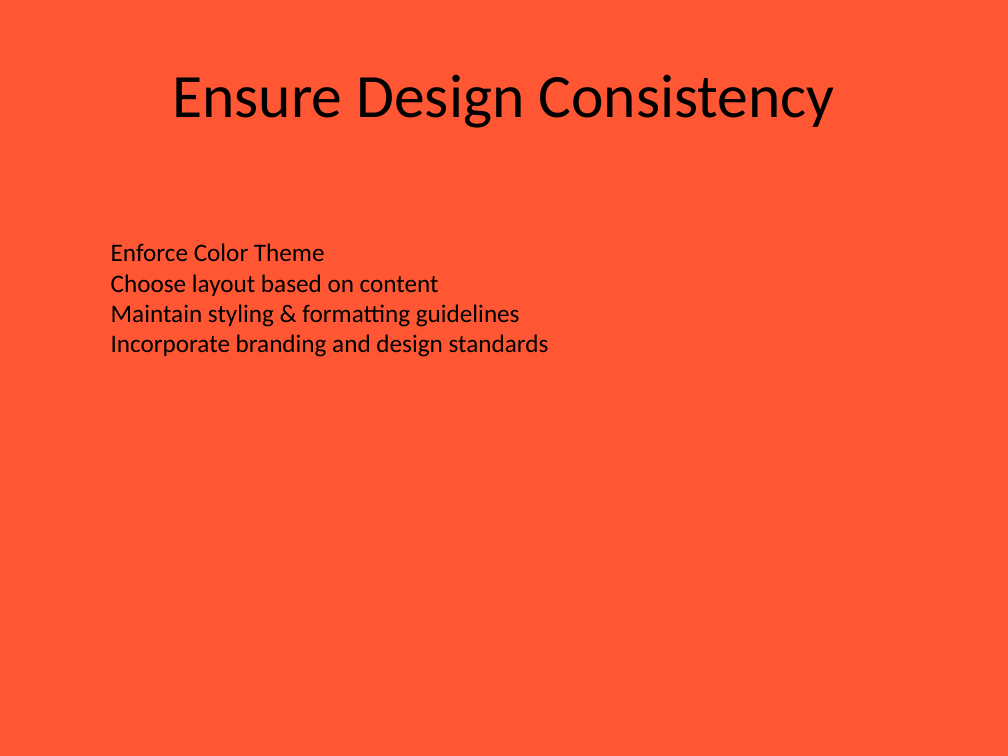
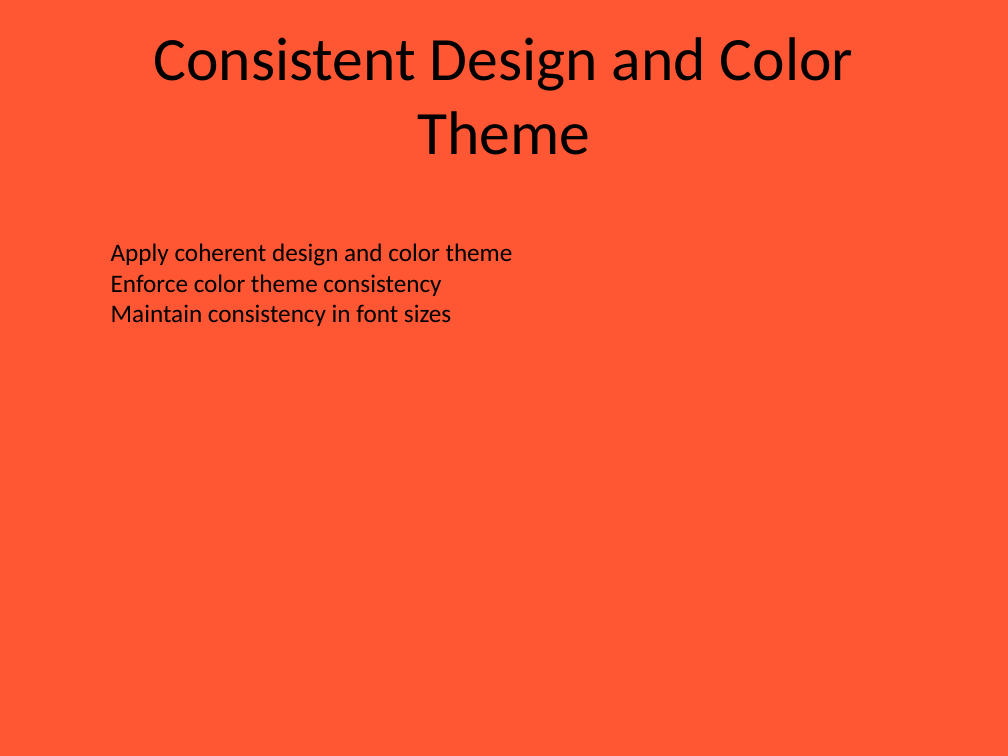
Before and after one commit to Chanyen20/slideCraft, a slide deck: slide 3 of server/uploads/SmartSlideGen.pptx (slide 6 before the commit). Drawn at 1008x756 pixels with LibreOffice and Linux fonts; fonts in the diff are those of the drawing. Boxes give left, top, right and bottom in pixels: in the first picture for what was removed or moved away, otherwise in the second. Text is boxed around its words. In the diff, an @@ line names an element or a change of style, - is before the commit and + after.

```diff
--- a/server/uploads/SmartSlideGen.pptx
+++ b/server/uploads/SmartSlideGen.pptx
@@ title at (154, 37, 853, 155): text changed @@
-Ensure Design Consistency
+Consistent Design and Color Theme
@@ text at (111, 243, 513, 326): text changed @@
-Enforce Color Theme
-Choose layout based on content
-Maintain styling & formatting guidelines
-Incorporate branding and design standards
+Apply coherent design and color theme
+Enforce color theme consistency
+Maintain consistency in font sizes
```
Also in this commit, not shown: 1 other slide changed, 3 slides added, 4 slides removed, 2 other files.
